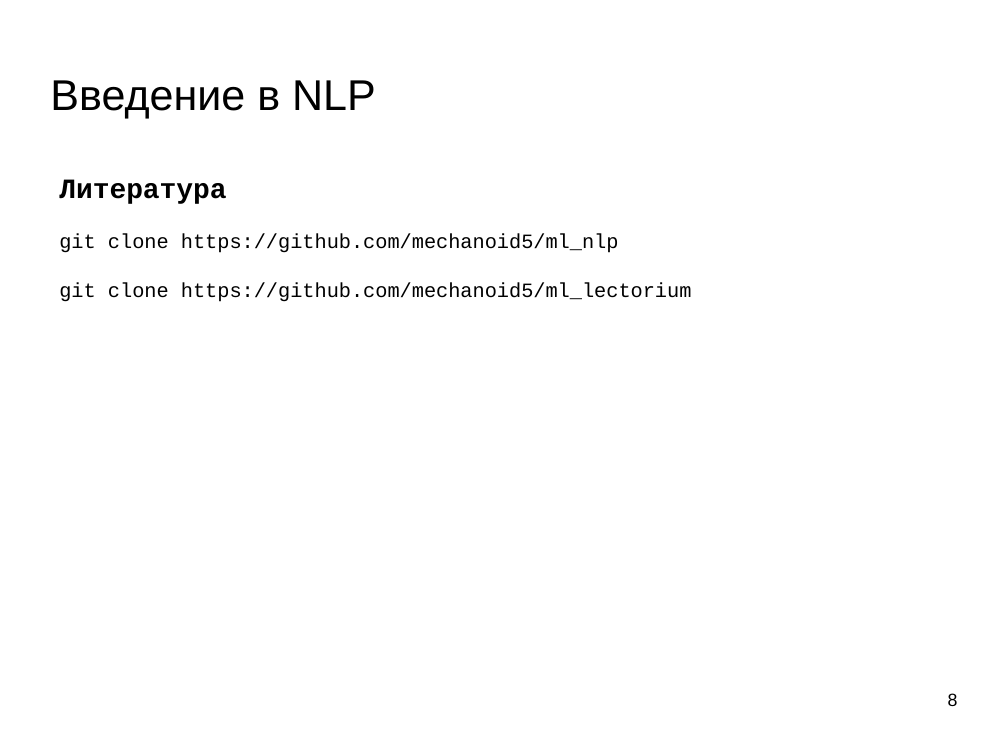
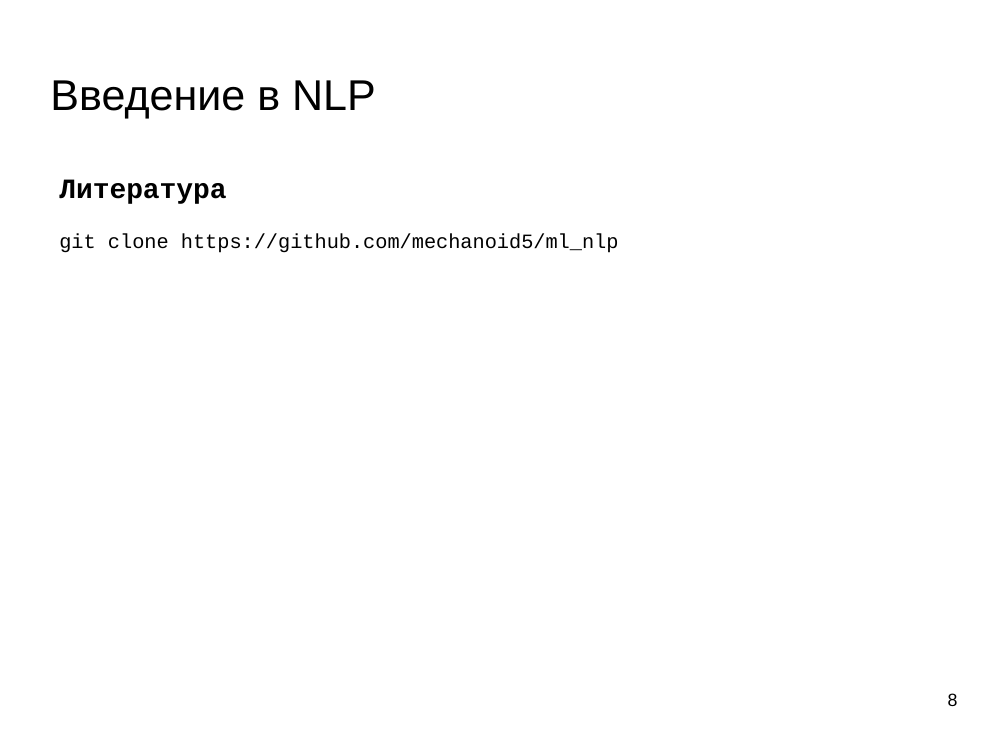
Before and after one commit to mechanoid5/ml_nlp_2022, a slide deck: slide 8 of 01-intro.odp. Drawn at 1008x756 pixels with LibreOffice and Linux fonts; fonts in the diff are those of the drawing; background and template pictures are left out. Boxes give left, top, right and bottom in pixels: in the first picture for what was removed or moved away, otherwise in the second. Text is boxed around its words. In the diff, an @@ line names an element or a change of style, - is before the commit and + after.

```diff
--- a/01-intro.odp
+++ b/01-intro.odp
@@ text at <box>59,282,692,302</box>: paragraph removed @@
-git clone https://github.com/mechanoid5/ml_lectorium
```
Also in this commit, not shown: 2 slides added, 2 slides removed, 15 other files.
